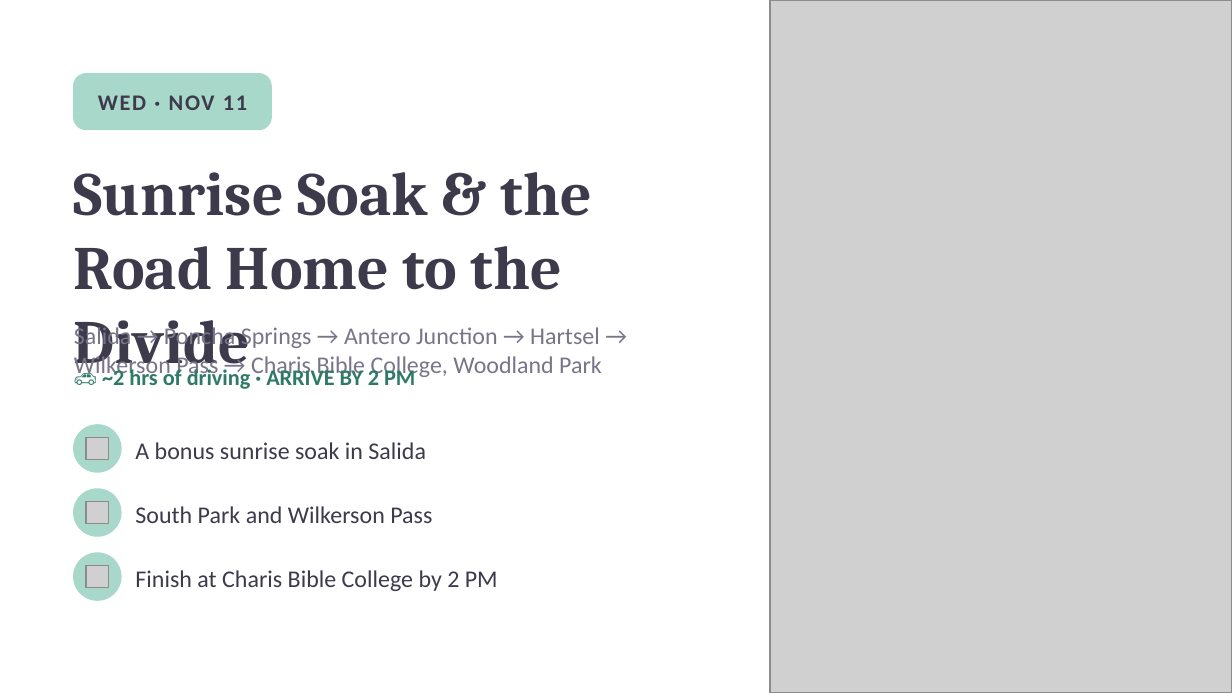
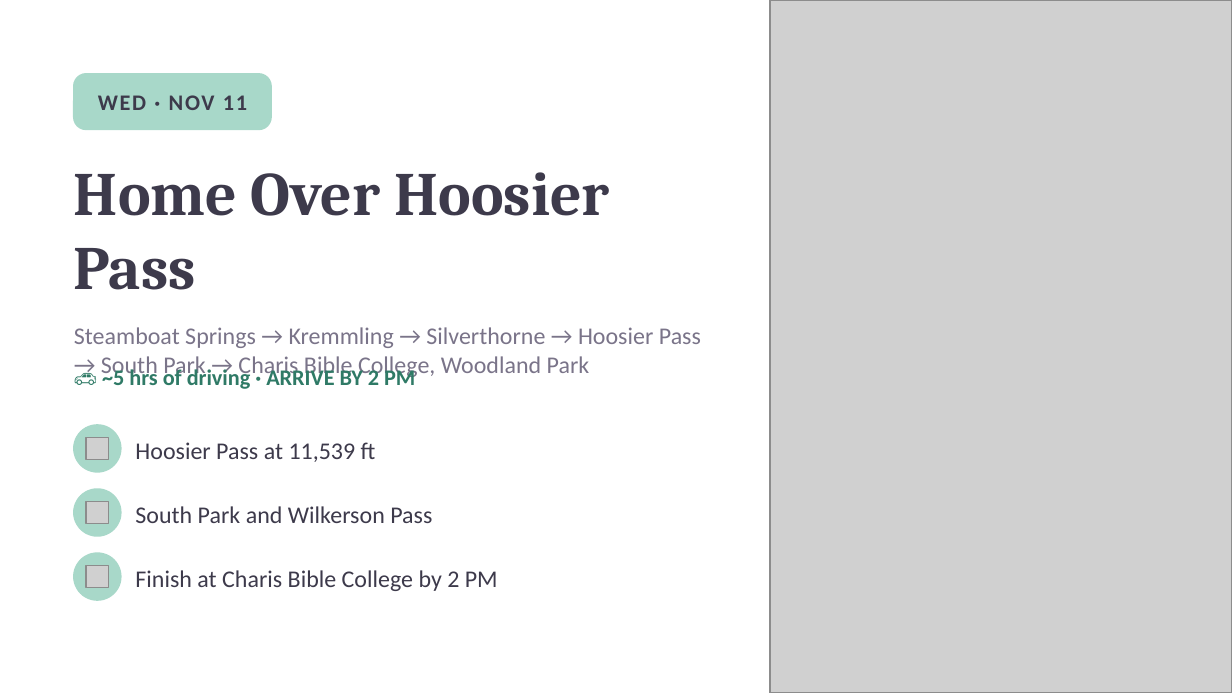
Before and after one commit to kohl-crypto/desert-to-divide, a slide deck: slide 11 of Desert-to-Divide-Tour-Guide.pptx. Drawn at 1232x693 pixels with LibreOffice and Linux fonts; fonts in the diff are those of the drawing; grey boxes stand for pictures. Boxes give left, top, right and bottom in pixels: in the first picture for what was removed or moved away, otherwise in the second. Text is boxed around its words. In the diff, an @@ line names an element or a change of style, - is before the commit and + after.

```diff
--- a/Desert-to-Divide-Tour-Guide.pptx
+++ b/Desert-to-Divide-Tour-Guide.pptx
@@ title at (74, 172, 609, 290): text changed @@
-Sunrise Soak & the Road Home to the Divide
+Home Over Hoosier Pass
@@ text at (74, 327, 701, 379): text changed @@
-Salida → Poncha Springs → Antero Junction → Hartsel → Wilkerson Pass → Charis Bible College, Woodland Park
+Steamboat Springs → Kremmling → Silverthorne → Hoosier Pass → South Park → Charis Bible College, Woodland Park
@@ text at (102, 366, 415, 389): text changed @@
-🚗 ~2 hrs of driving · ARRIVE BY 2 PM
+🚗 ~5 hrs of driving · ARRIVE BY 2 PM
@@ text at (135, 442, 376, 462): text changed @@
-A bonus sunrise soak in Salida
+Hoosier Pass at 11,539 ft
```
Also in this commit, not shown: 13 other slides changed, 19 other files.
